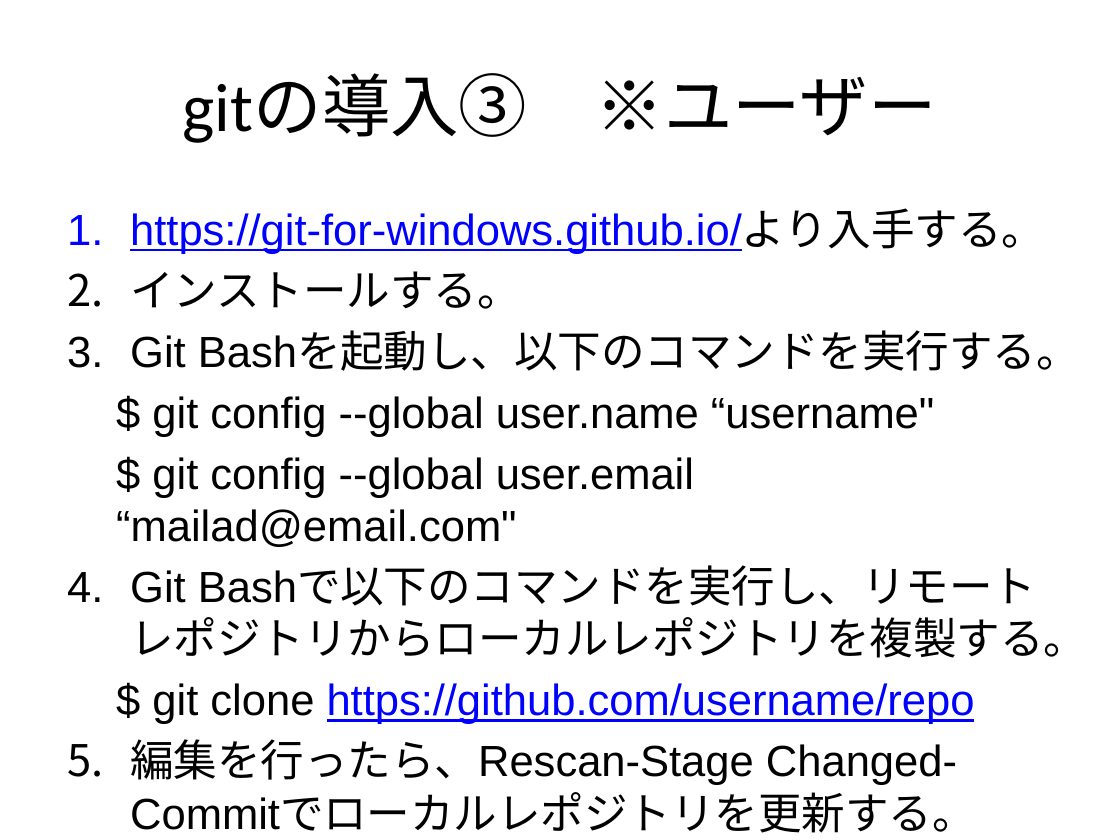
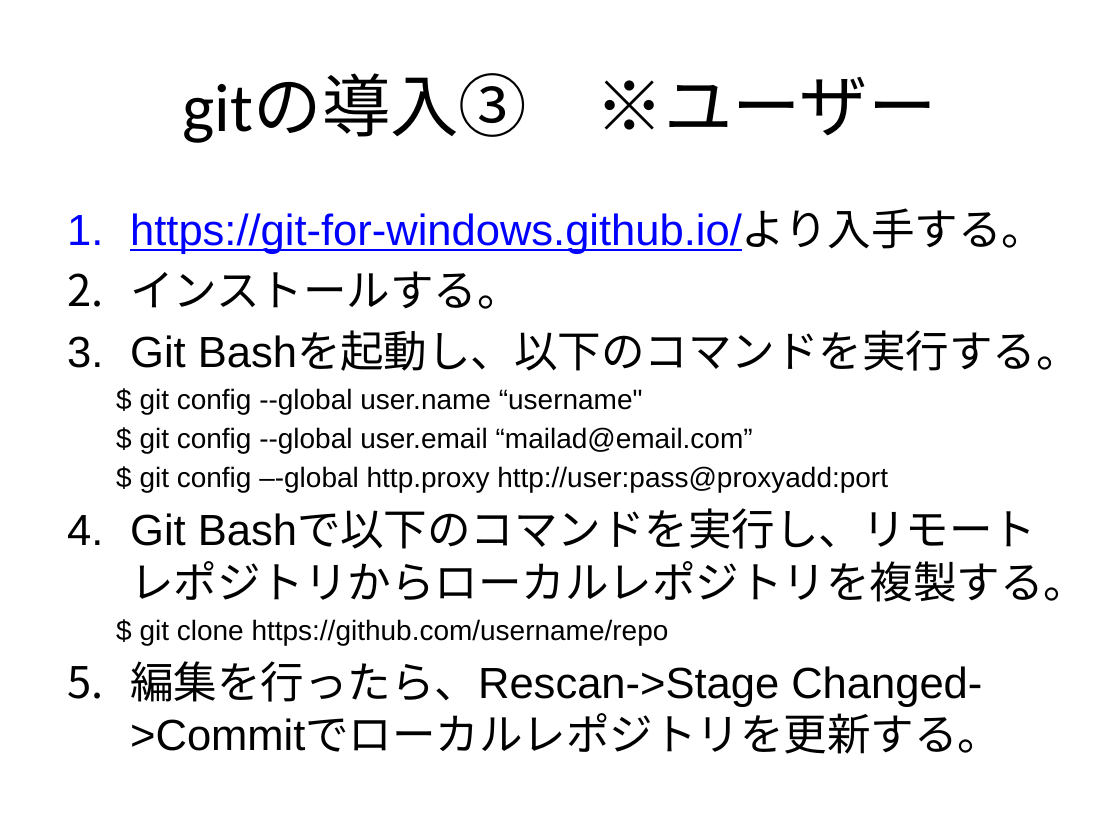
Before and after one commit to RyutaroMayumi/git_research, a slide deck: slide 8 of KK01_git.pptx. Drawn at 1120x840 pixels with LibreOffice and Linux fonts; fonts in the diff are those of the drawing. Boxes give left, top, right and bottom in pixels: in the first picture for what was removed or moved away, otherwise in the second. Text is boxed around its words. In the diff, an @@ line names an element or a change of style, - is before the commit and + after.

```diff
--- a/KK01_git.pptx
+++ b/KK01_git.pptx
@@ text at (140, 388, 669, 645): size 28 to 18 pt in "$ git config --global user.name “username"", "$ git clone https://github.com/username/repo"; text colour #0000FF to #000000, underline off in "https://github.com/username/repo"; less space between paragraphs @@
@@ text at (140, 427, 888, 493): text changed; size 28 to 18 pt @@
-  $ git config --global user.email “mailad@email.com"
+  $ git config --global user.email “mailad@email.com”
+  $ git config –-global http.proxy http://user:pass@proxyadd:port
@@ text at (130, 661, 1001, 754): text changed @@
-5. 編集を行ったら、Rescan-Stage Changed-Commitでローカルレポジトリを更新する。
+5. 編集を行ったら、Rescan->Stage Changed->Commitでローカルレポジトリを更新する。
```
Also in this commit, not shown: 4 other slides changed, 1 slide removed.
